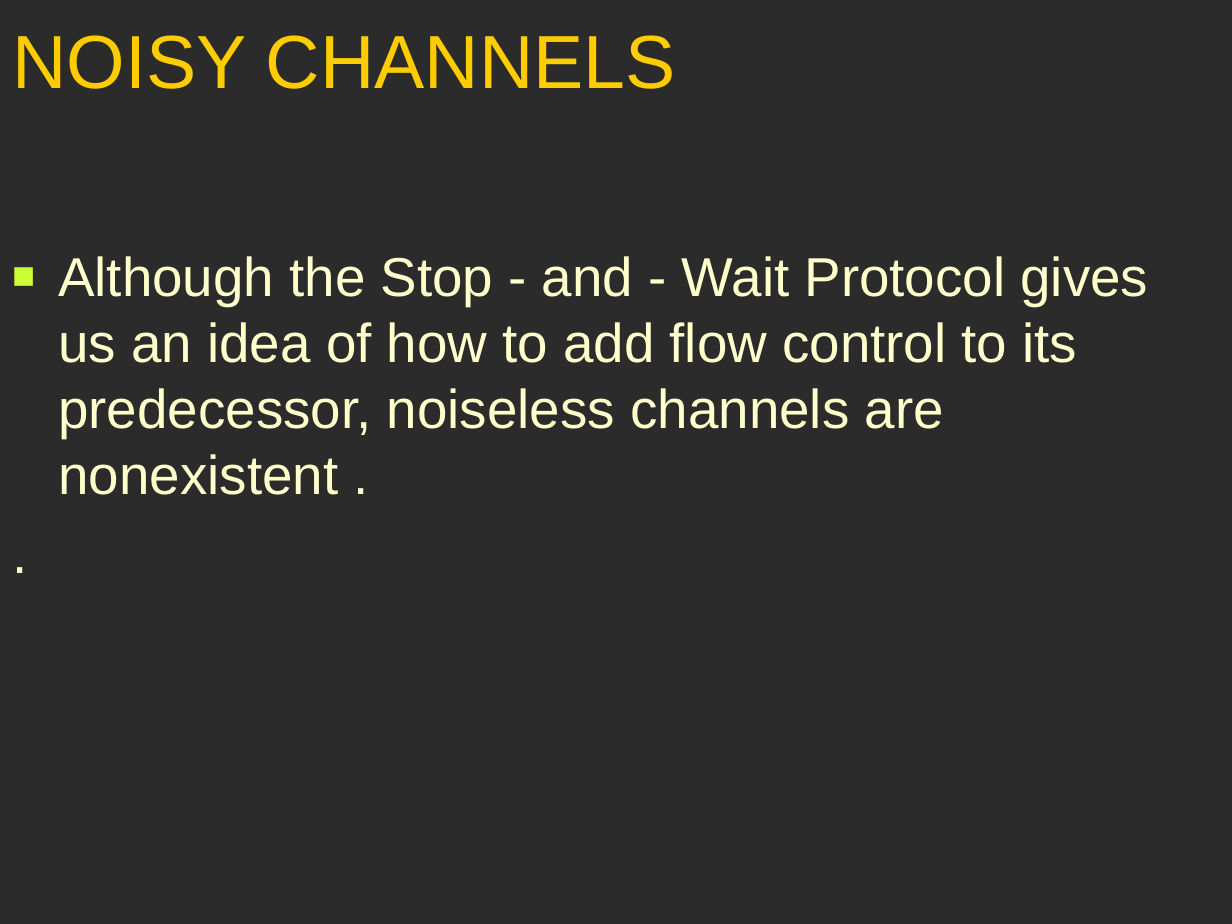
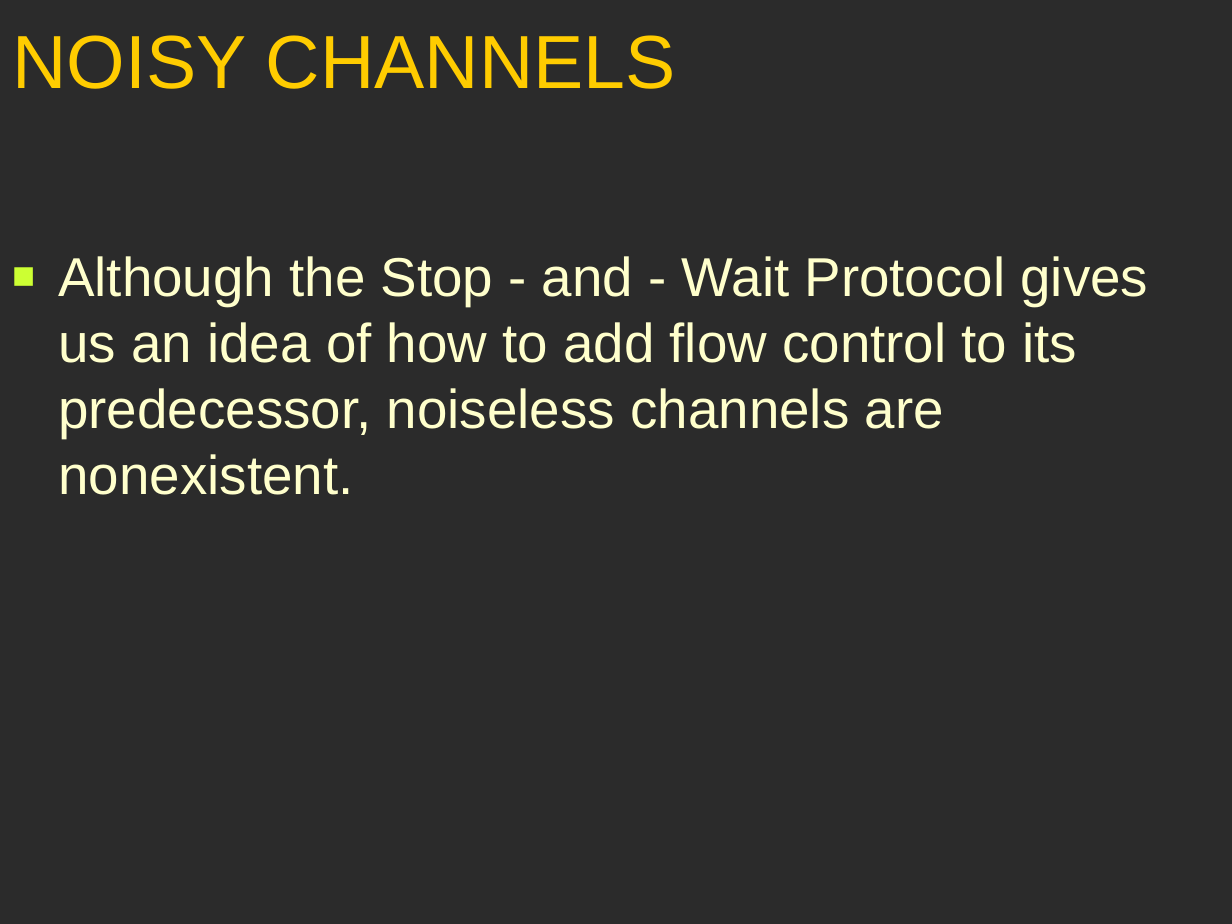
Before and after one commit to GeneralNitin/S6, a slide deck: slide 29 of 03. Computer Networks/PPTs/2.1. Data Link Layer.ppt. Drawn at 1232x924 pixels with LibreOffice and Linux fonts; fonts in the diff are those of the drawing; background and template pictures are left out; a plain dark background stands for a picture behind light text. Boxes give left, top, right and bottom in pixels: in the first picture for what was removed or moved away, otherwise in the second. Text is boxed around its words. In the diff, an @@ line names an element or a change of style, - is before the commit and + after.

```diff
--- a/03. Computer Networks/PPTs/2.1. Data Link Layer.ppt
+++ b/03. Computer Networks/PPTs/2.1. Data Link Layer.ppt
@@ text at box(58, 256, 1149, 495): text changed @@
-■ Although the Stop - and - Wait Protocol gives us an idea of how to add flow control to its predecessor, noiseless channels are nonexistent .
-.
+■ Although the Stop - and - Wait Protocol gives us an idea of how to add flow control to its predecessor, noiseless channels are nonexistent.
```
Also in this commit, not shown: 5 other slides changed, 33 other files.
